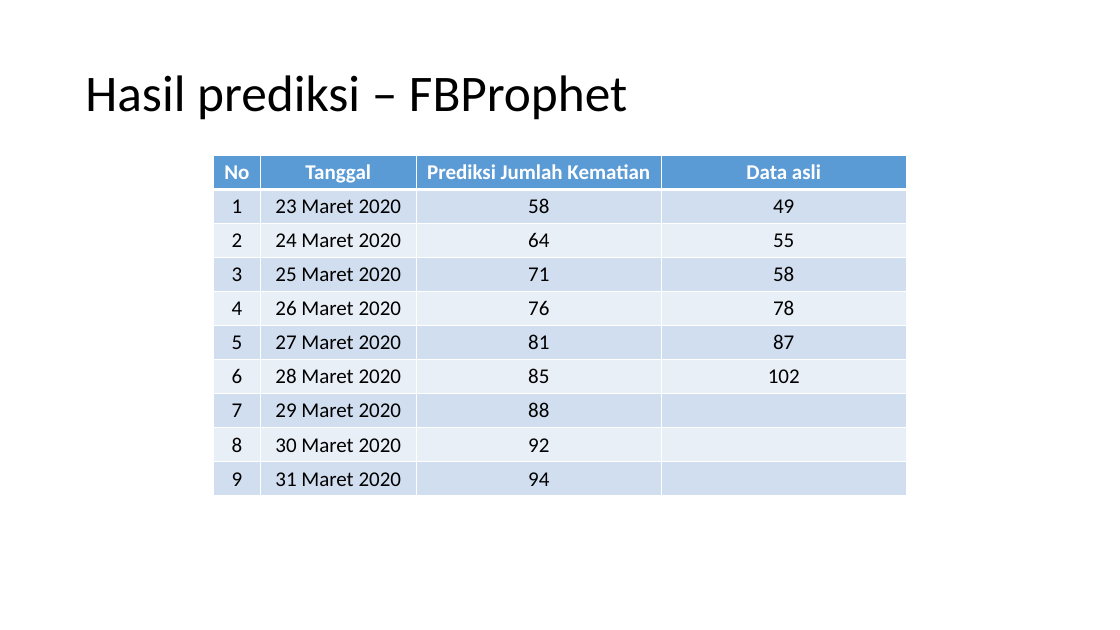
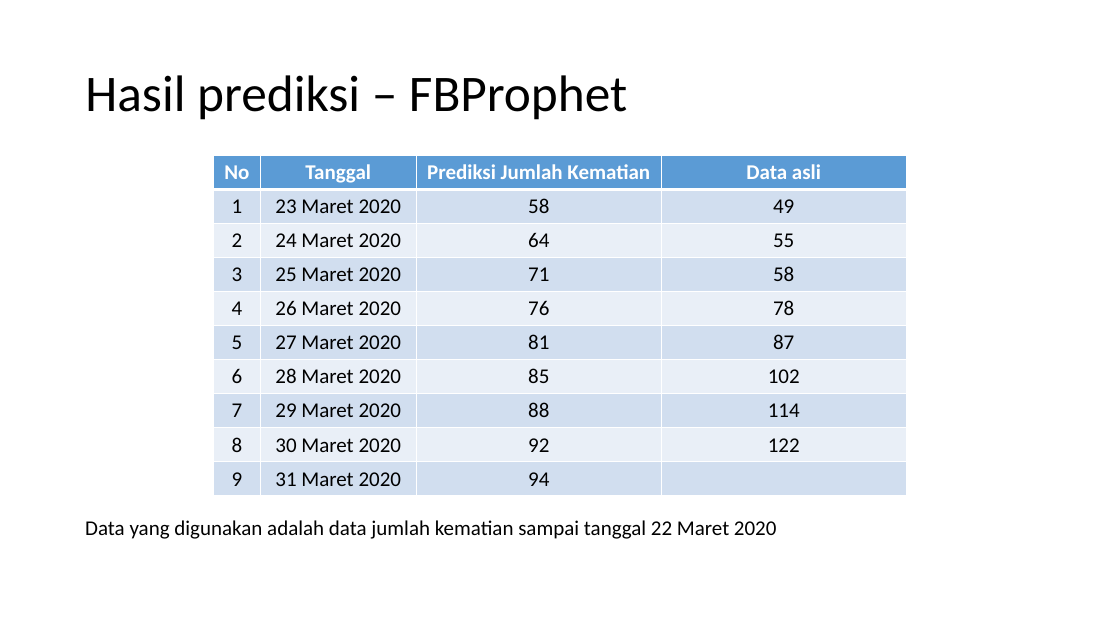
Before and after one commit to andreasnovian/IF5175-ADB-Covid19, a slide deck: slide 7 of PPT-ADB-Predicting Covid19 death cases in Indonesia.pptx. Drawn at 1120x630 pixels with LibreOffice and Linux fonts; fonts in the diff are those of the drawing. Boxes give left, top, right and bottom in pixels: in the first picture for what was removed or moved away, otherwise in the second. Text is boxed around its words. In the diff, an @@ line names an element or a change of style, - is before the commit and + after.

Commit message:
Update data sampai 30 Maret 2020

```diff
--- a/PPT-ADB-Predicting Covid19 death cases in Indonesia.pptx
+++ b/PPT-ADB-Predicting Covid19 death cases in Indonesia.pptx
@@ table at bbox=[213, 155, 907, 497] @@
-row 8, column 4: 
+row 8, column 4: 114
-row 9, column 4: 
+row 9, column 4: 122
@@ text added at bbox=[85, 520, 777, 539], 18 pt, text #000000 @@
+Data yang digunakan adalah data jumlah kematian sampai tanggal 22 Maret 2020
```
Also in this commit, not shown: 3 other slides changed, 1 slide added, 15 other files.
